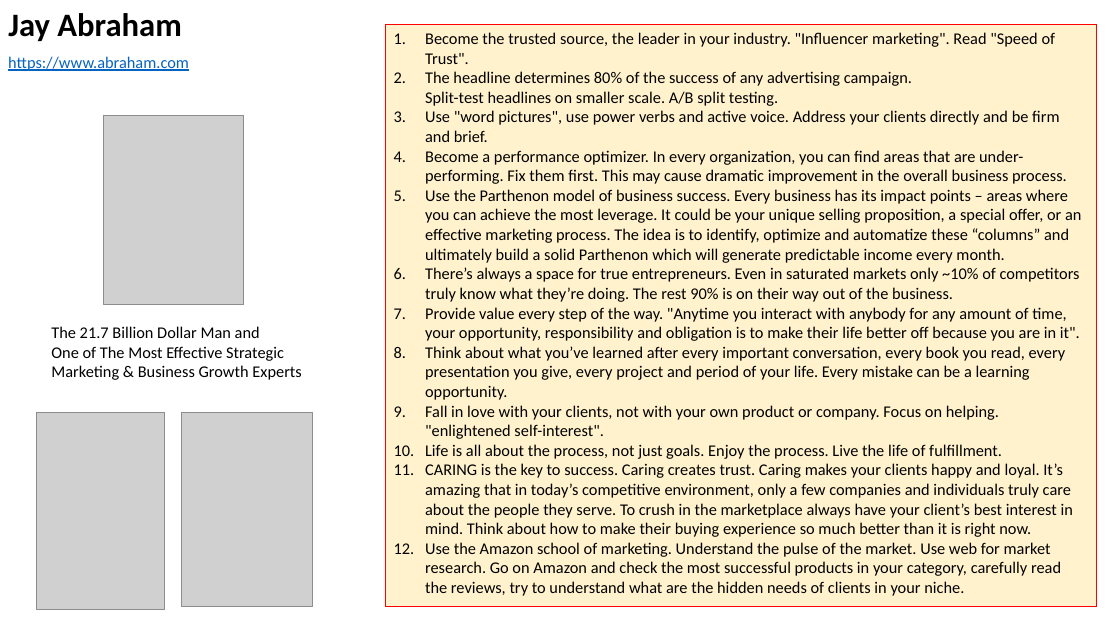
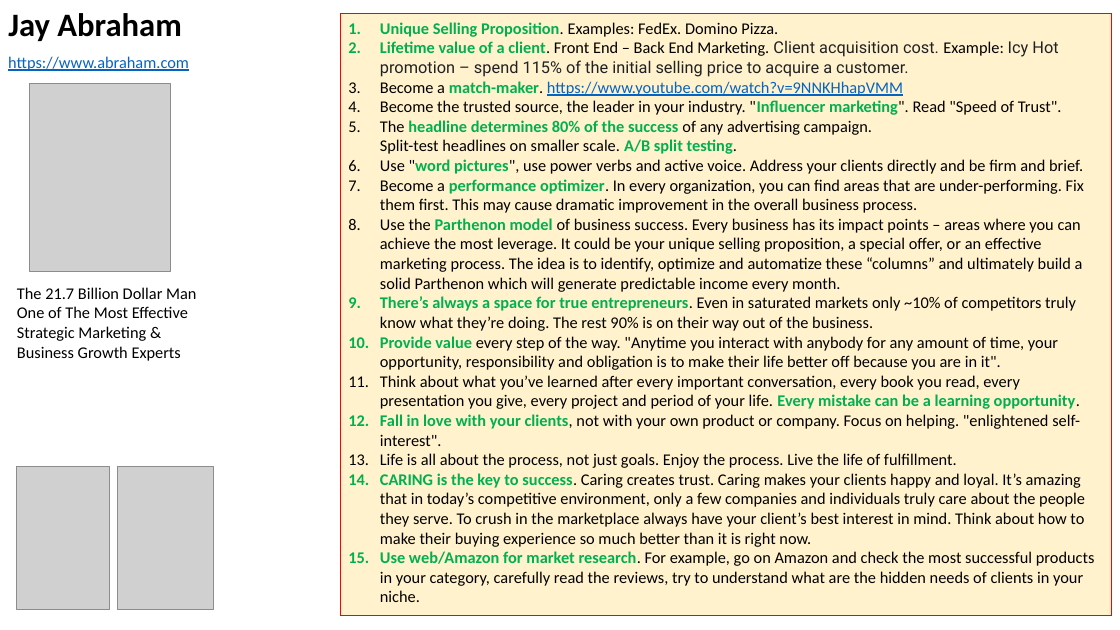
Before and after one commit to lselector/marketing, a slide deck: slide 11 of Marketing.pptx. Drawn at 1120x630 pixels with LibreOffice and Linux fonts; fonts in the diff are those of the drawing; grey boxes stand for pictures. Boxes give left, top, right and bottom in pixels: in the first picture for what was removed or moved away, otherwise in the second. Text is boxed around its words. In the diff, an @@ line names an element or a change of style, - is before the commit and + after.

Commit message:
update

```diff
--- a/Marketing.pptx
+++ b/Marketing.pptx
@@ rectangle "Unique Selling Proposition. Examples: FedEx. ...": place and size @@
-rectangle "Unique Selling Proposition. Examples: FedEx. ..." at (386,24,1096,607)
+rectangle "Unique Selling Proposition. Examples: FedEx. ..." at (340,13,1112,616)
@@ text in rectangle at (380,22,1058,96): paragraphs added @@
+1. Unique Selling Proposition. Examples: FedEx. Domino Pizza.
+2. Lifetime value of a client. Front End – Back End Marketing. Client acquisition cost. Example: Icy Hot promotion – spend 115% of the initial selling price to acquire a customer.
+3. Become a match-maker. https://www.youtube.com/watch?v=9NNKHhapVMM
@@ picture: place and size @@
-picture at (103,116,244,305)
+picture at (30,83,171,272)
@@ text in rectangle at (380,100,1085,547): text colour #000000 to #00B050, bold on in ""Influencer marketing".", "headline determines 80% of the success A/B ...", ""word pictures",", "performance optimizer." and 6 more places @@
@@ text at (17,287,196,361): text changed @@
-The 21.7 Billion Dollar Man and
-One of The Most Effective Strategic
-Marketing & Business Growth Experts
+The 21.7 Billion Dollar Man
+One of The Most Effective
+Strategic Marketing &
+Business Growth Experts
@@ picture: place and size @@
-picture at (37,413,165,610)
+picture at (17,466,110,609)
@@ picture: place and size @@
-picture at (181,413,312,607)
+picture at (117,466,213,609)
@@ text in rectangle at (380,551,1095,602): text changed @@
-12. Use the Amazon school of marketing. Understand the pulse of the market. Use web for market research. Go on Amazon and check the most successful products in your category, carefully read the reviews, try to understand what are the hidden needs of clients in your niche.
+15. Use web/Amazon for market research. For example, go on Amazon and check the most successful products in your category, carefully read the reviews, try to understand what are the hidden needs of clients in your niche.
```
Also in this commit, not shown: 1 other slide changed, 4 slides added.
